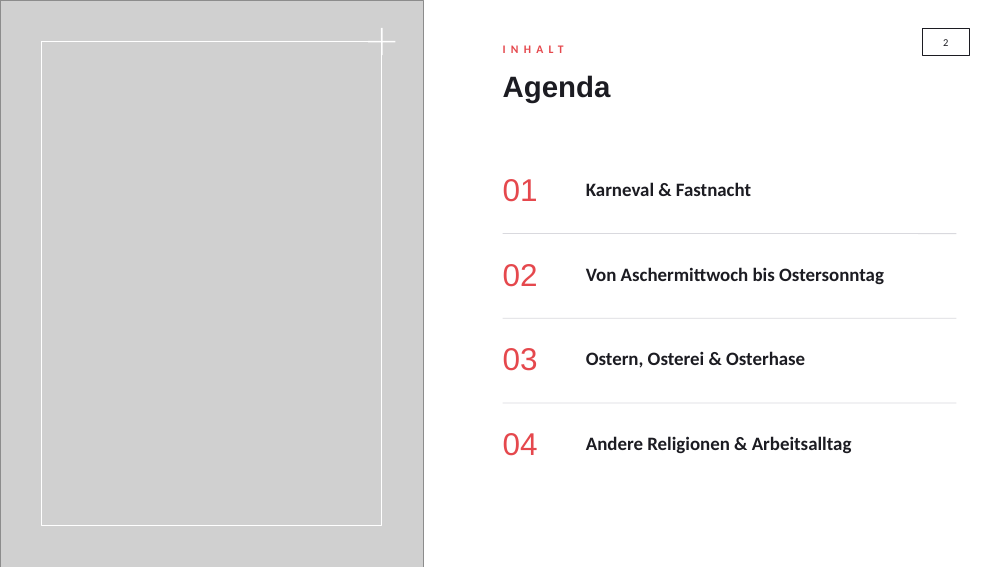
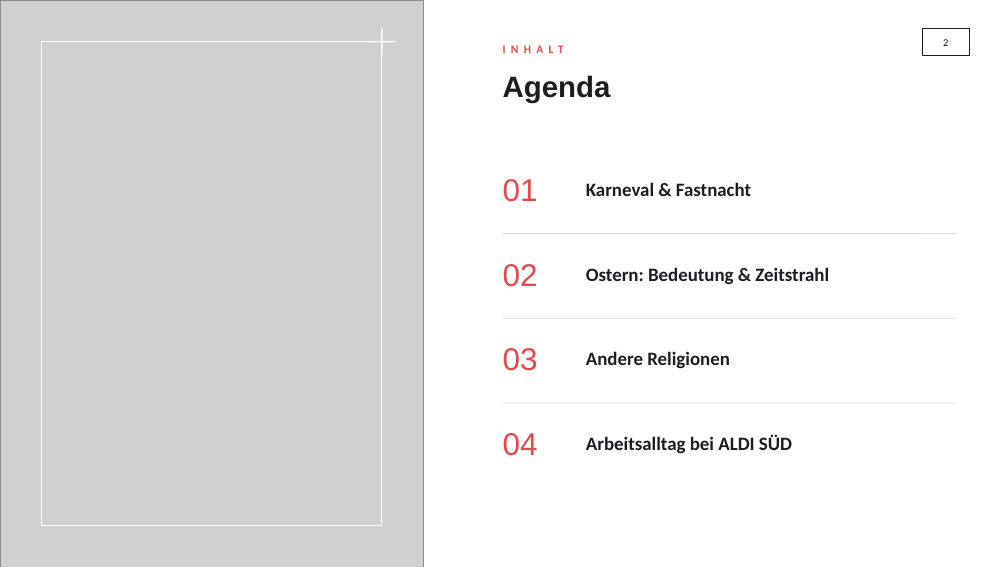
Before and after one commit to Flxrian/Erinnerung, a slide deck: slide 2 of Karneval_und_Ostern.pptx. Drawn at 1008x567 pixels with LibreOffice and Linux fonts; fonts in the diff are those of the drawing; grey boxes stand for pictures. Boxes give left, top, right and bottom in pixels: in the first picture for what was removed or moved away, otherwise in the second. Text is boxed around its words. In the diff, an @@ line names an element or a change of style, - is before the commit and + after.

```diff
--- a/Karneval_und_Ostern.pptx
+++ b/Karneval_und_Ostern.pptx
@@ text at bbox=[586, 267, 829, 284]: text changed @@
-Von Aschermittwoch bis Ostersonntag
+Ostern: Bedeutung & Zeitstrahl
@@ text at bbox=[586, 351, 730, 369]: text changed @@
-Ostern, Osterei & Osterhase
+Andere Religionen
@@ text at bbox=[586, 435, 792, 453]: text changed @@
-Andere Religionen & Arbeitsalltag
+Arbeitsalltag bei ALDI SÜD
```
Also in this commit, not shown: 2 other slides changed, 4 slides removed.
